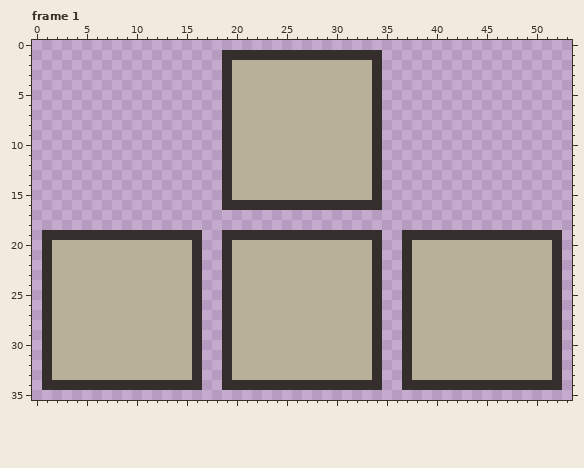
File history of a pixel-art file, project/2d-art-assets/side-button.aseprite. Above, as it was before the edit.
54x36 pixels, 2 frames. Shown: frame 1. The commit also changed other frames, which this record leaves out.
The same view after the edit:
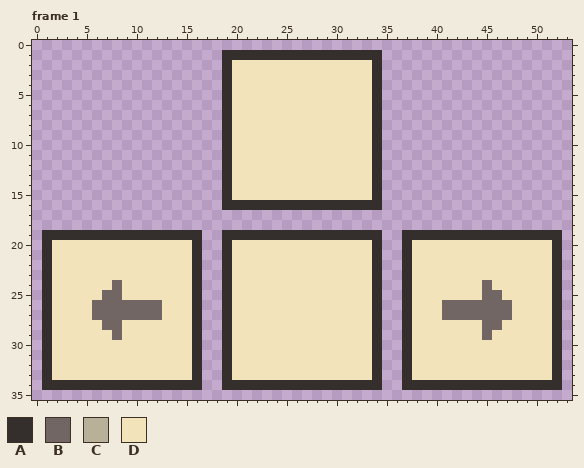
Palette (. is transparent): A #342e2c  B #726664  C #b9b099  D #f2e3bb
The exact change:
layer "Layer 2" added
--- frame 1, layers "Layer 2", "Layer 1"
@@ x 18..35 @@
  1 .AAAAAAAAAAAAAAAA.
- 2 .ACCCCCCCCCCCCCCA.
- 3 .ACCCCCCCCCCCCCCA.
- 4 .ACCCCCCCCCCCCCCA.
- 5 .ACCCCCCCCCCCCCCA.
- 6 .ACCCCCCCCCCCCCCA.
- 7 .ACCCCCCCCCCCCCCA.
- 8 .ACCCCCCCCCCCCCCA.
- 9 .ACCCCCCCCCCCCCCA.
-10 .ACCCCCCCCCCCCCCA.
-11 .ACCCCCCCCCCCCCCA.
-12 .ACCCCCCCCCCCCCCA.
-13 .ACCCCCCCCCCCCCCA.
-14 .ACCCCCCCCCCCCCCA.
-15 .ACCCCCCCCCCCCCCA.
+ 2 .ADDDDDDDDDDDDDDA.
+ 3 .ADDDDDDDDDDDDDDA.
+ 4 .ADDDDDDDDDDDDDDA.
+ 5 .ADDDDDDDDDDDDDDA.
+ 6 .ADDDDDDDDDDDDDDA.
+ 7 .ADDDDDDDDDDDDDDA.
+ 8 .ADDDDDDDDDDDDDDA.
+ 9 .ADDDDDDDDDDDDDDA.
+10 .ADDDDDDDDDDDDDDA.
+11 .ADDDDDDDDDDDDDDA.
+12 .ADDDDDDDDDDDDDDA.
+13 .ADDDDDDDDDDDDDDA.
+14 .ADDDDDDDDDDDDDDA.
+15 .ADDDDDDDDDDDDDDA.
 16 .AAAAAAAAAAAAAAAA.
@@ x 0..53 @@
 19 .AAAAAAAAAAAAAAAA..AAAAAAAAAAAAAAAA..AAAAAAAAAAAAAAAA.
-20 .ACCCCCCCCCCCCCCA..ACCCCCCCCCCCCCCA..ACCCCCCCCCCCCCCA.
-21 .ACCCCCCCCCCCCCCA..ACCCCCCCCCCCCCCA..ACCCCCCCCCCCCCCA.
-22 .ACCCCCCCCCCCCCCA..ACCCCCCCCCCCCCCA..ACCCCCCCCCCCCCCA.
-23 .ACCCCCCCCCCCCCCA..ACCCCCCCCCCCCCCA..ACCCCCCCCCCCCCCA.
-24 .ACCCCCCCCCCCCCCA..ACCCCCCCCCCCCCCA..ACCCCCCCCCCCCCCA.
-25 .ACCCCCCCCCCCCCCA..ACCCCCCCCCCCCCCA..ACCCCCCCCCCCCCCA.
-26 .ACCCCCCCCCCCCCCA..ACCCCCCCCCCCCCCA..ACCCCCCCCCCCCCCA.
-27 .ACCCCCCCCCCCCCCA..ACCCCCCCCCCCCCCA..ACCCCCCCCCCCCCCA.
-28 .ACCCCCCCCCCCCCCA..ACCCCCCCCCCCCCCA..ACCCCCCCCCCCCCCA.
-29 .ACCCCCCCCCCCCCCA..ACCCCCCCCCCCCCCA..ACCCCCCCCCCCCCCA.
-30 .ACCCCCCCCCCCCCCA..ACCCCCCCCCCCCCCA..ACCCCCCCCCCCCCCA.
-31 .ACCCCCCCCCCCCCCA..ACCCCCCCCCCCCCCA..ACCCCCCCCCCCCCCA.
-32 .ACCCCCCCCCCCCCCA..ACCCCCCCCCCCCCCA..ACCCCCCCCCCCCCCA.
-33 .ACCCCCCCCCCCCCCA..ACCCCCCCCCCCCCCA..ACCCCCCCCCCCCCCA.
+20 .ADDDDDDDDDDDDDDA..ADDDDDDDDDDDDDDA..ADDDDDDDDDDDDDDA.
+21 .ADDDDDDDDDDDDDDA..ADDDDDDDDDDDDDDA..ADDDDDDDDDDDDDDA.
+22 .ADDDDDDDDDDDDDDA..ADDDDDDDDDDDDDDA..ADDDDDDDDDDDDDDA.
+23 .ADDDDDDDDDDDDDDA..ADDDDDDDDDDDDDDA..ADDDDDDDDDDDDDDA.
+24 .ADDDDDDBDDDDDDDA..ADDDDDDDDDDDDDDA..ADDDDDDDBDDDDDDA.
+25 .ADDDDDBBDDDDDDDA..ADDDDDDDDDDDDDDA..ADDDDDDDBBDDDDDA.
+26 .ADDDDBBBBBBBDDDA..ADDDDDDDDDDDDDDA..ADDDBBBBBBBDDDDA.
+27 .ADDDDBBBBBBBDDDA..ADDDDDDDDDDDDDDA..ADDDBBBBBBBDDDDA.
+28 .ADDDDDBBDDDDDDDA..ADDDDDDDDDDDDDDA..ADDDDDDDBBDDDDDA.
+29 .ADDDDDDBDDDDDDDA..ADDDDDDDDDDDDDDA..ADDDDDDDBDDDDDDA.
+30 .ADDDDDDDDDDDDDDA..ADDDDDDDDDDDDDDA..ADDDDDDDDDDDDDDA.
+31 .ADDDDDDDDDDDDDDA..ADDDDDDDDDDDDDDA..ADDDDDDDDDDDDDDA.
+32 .ADDDDDDDDDDDDDDA..ADDDDDDDDDDDDDDA..ADDDDDDDDDDDDDDA.
+33 .ADDDDDDDDDDDDDDA..ADDDDDDDDDDDDDDA..ADDDDDDDDDDDDDDA.
 34 .AAAAAAAAAAAAAAAA..AAAAAAAAAAAAAAAA..AAAAAAAAAAAAAAAA.
Pixel boxes of the changes (left, top, right, bottom) in both pictures:
changed: (52, 60, 552, 380)
